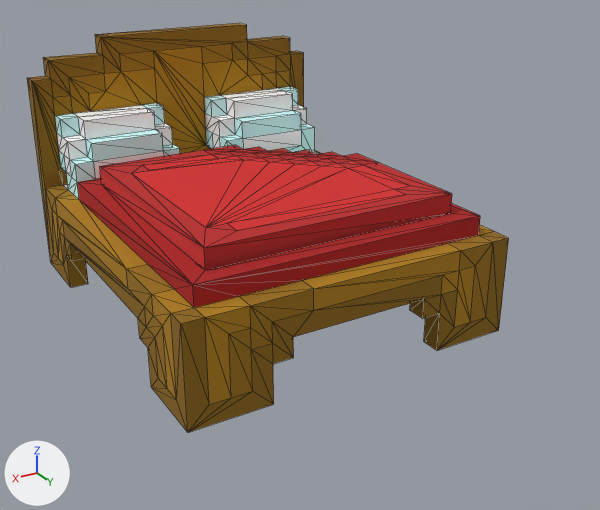
Renders of the OBJ model Assets/Art/Bedroom VOX/Bedroom-0-Bed.obj from each side of a commit.
Rendered twice from a 50 mm lens placed at (2.07, 1.56, 2.1), pointed at (0.1, -1.72, 0.46). Lighting does not change. The marker at lower left points along +X, +Y and +Z. Mesh edges are drawn as thin lines. Where no turn or scale is listed for an object, it has been applied to the vertices. Vertices at the same position are counted once.

The older version as bpy lines, for what is in view:
```python
me_bed = bpy.data.meshes.new('Bed')
me_bed.from_pydata(...)  # 534 vertices, 1088 faces; spans x -0.7..1.0, y -3.1..-1.1, z 0.1..1.4
me_bed.materials.append(mat_palette)  # picture img_bedroom_0_bed_png
ob_bed = bpy.data.objects.new('Bed', me_bed)
ob_bed.location = (0.0, 0.0, 0.0)
```
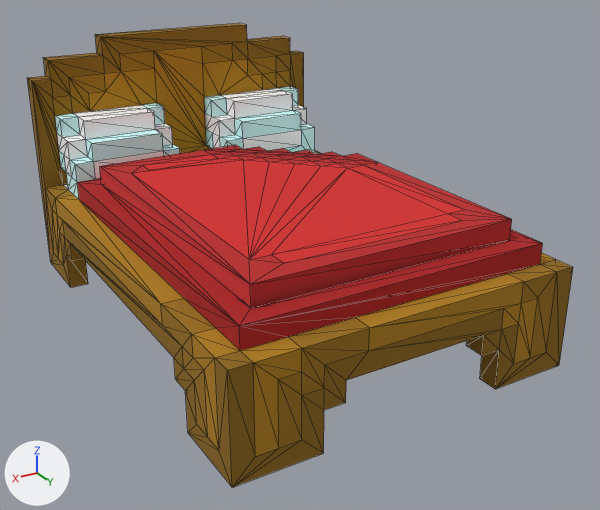
What differs and where, as boxes [x1, y1, x2, y2] in the pictures (600 x 510 px; the box of a moved part takes in the faces that stretch with it):
'Bed', reshaped (13% wider, 13% taller)
    before: [27, 23, 509, 432]
    after: [27, 23, 573, 487]
part 1 of me_bed, moved or reshaped
    before: [61, 161, 509, 432]
    after: [61, 161, 573, 487]

The edits, one by one:
me_bed has 534 vertices, 1088 faces and spans x -0.7..1.0, y -3.1..-1.1, z 0.1..1.4.
me_bed is used by ob_bed; location (0.0, 0.0, 0.0).
me_bed part 1: all 141 vertices in x -0.7..1.0, y -1.7..-1.1, z 0.1..0.8 are moved by (0.0, 0.4, 0.0).
